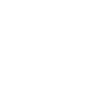
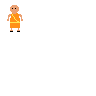
The second (96, 96) image is a revision of the first. Changes to its layers:
added layer "Props" above "Pasted Layer #1" over [left=7, top=14, right=23, bottom=31]
added layer "Pasted Layer #1" above "Pasted Layer" over [left=10, top=5, right=19, bottom=14]
added layer "Pasted Layer" above "Background" over [left=10, top=13, right=20, bottom=32]
